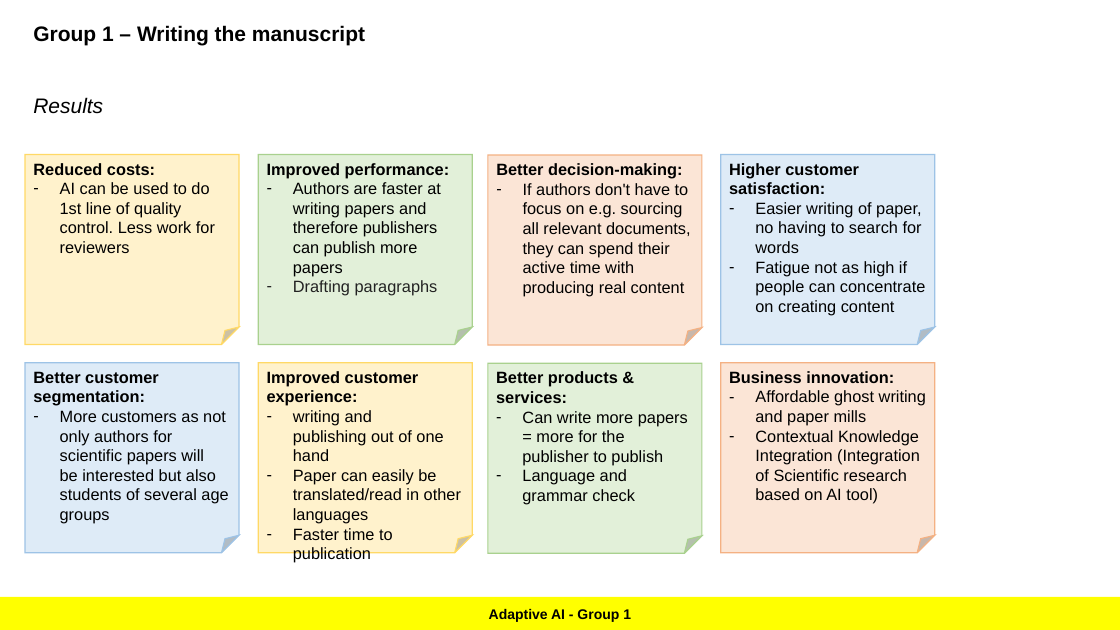
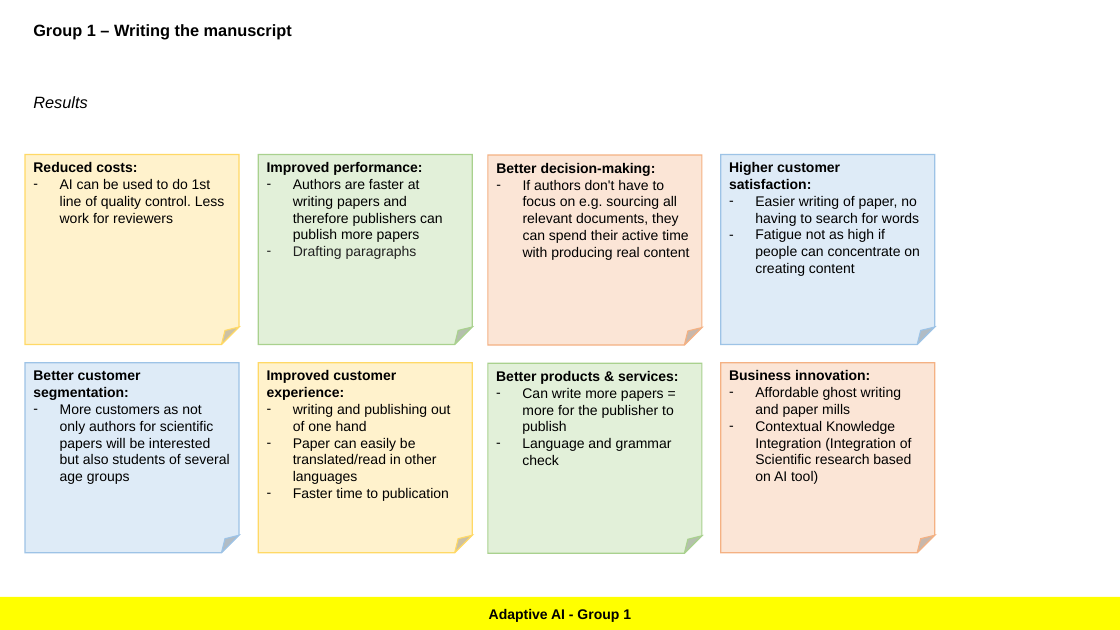
Before and after one commit to rordi/emerging-2023, a slide deck: slide 2 of workshop/qualitative_data/Group_1.pptx. Drawn at 1120x630 pixels with LibreOffice and Linux fonts; fonts in the diff are those of the drawing. Boxes give left, top, right and bottom in pixels: in the first picture for what was removed or moved away, otherwise in the second. Text is boxed around its words. In the diff, an @@ line names an element or a change of style, - is before the commit and + after.

Commit message:
fine-tune the paper, write up results section

```diff
--- a/workshop/qualitative_data/Group_1.pptx
+++ b/workshop/qualitative_data/Group_1.pptx
@@ text "Group 1 – Writing the ..." at [33, 24, 292, 40]: size 18 to 14 pt @@
@@ text "Results" at [33, 96, 88, 108]: size 18 to 14 pt @@
@@ size 14 to 12 pt in 8 elements at [25, 155, 239, 344], [258, 155, 472, 344], [488, 155, 702, 345], [721, 155, 935, 344], [25, 363, 239, 553], [258, 363, 472, 553], [488, 364, 702, 554], [721, 363, 935, 553] @@
```
Also in this commit, not shown: 19 other files.
